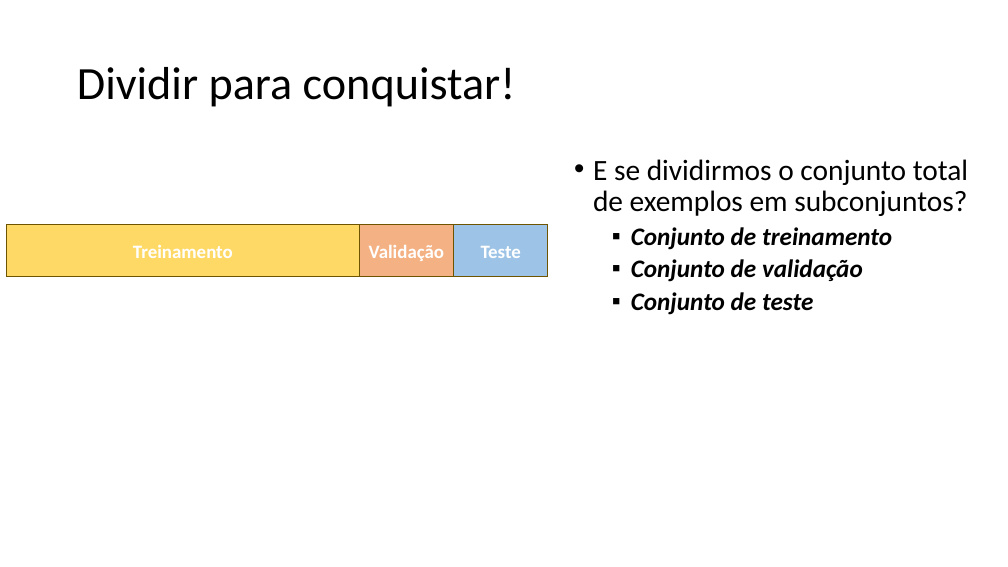
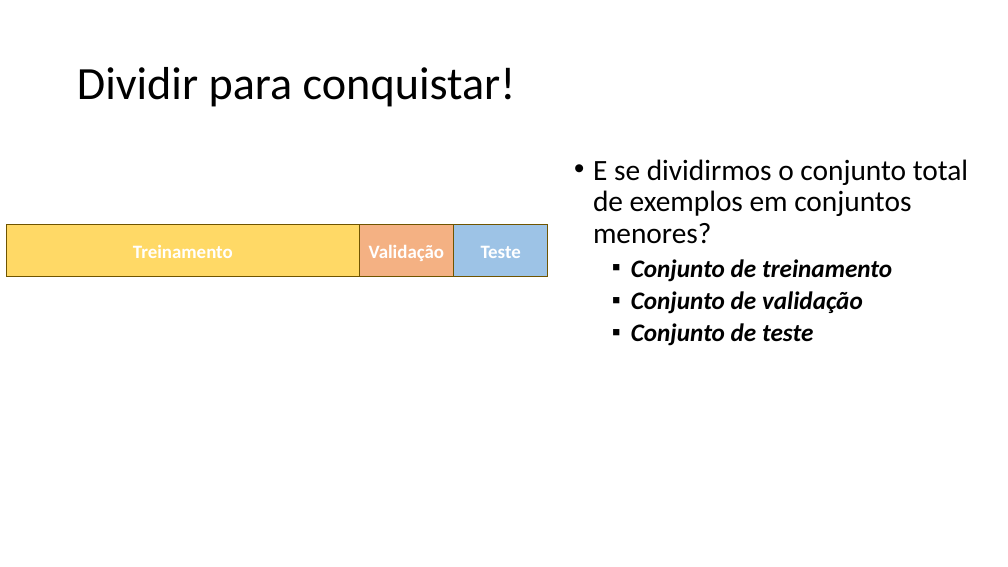
Before and after one commit to zz4fap/tp557-iot-ml, a slide deck: slide 19 of slides/TP557_10_Datasets.pptx. Drawn at 1008x567 pixels with LibreOffice and Linux fonts; fonts in the diff are those of the drawing. Boxes give left, top, right and bottom in pixels: in the first picture for what was removed or moved away, otherwise in the second. Text is boxed around its words. In the diff, an @@ line names an element or a change of style, - is before the commit and + after.

Commit message:
update of slides

```diff
--- a/slides/TP557_10_Datasets.pptx
+++ b/slides/TP557_10_Datasets.pptx
@@ text at (593, 159, 968, 244): text changed @@
-• E se dividirmos o conjunto total de exemplos em subconjuntos?
+• E se dividirmos o conjunto total de exemplos em conjuntos menores?
```
Also in this commit, not shown: 3 other slides changed, 5 slides added, 3 other files.
